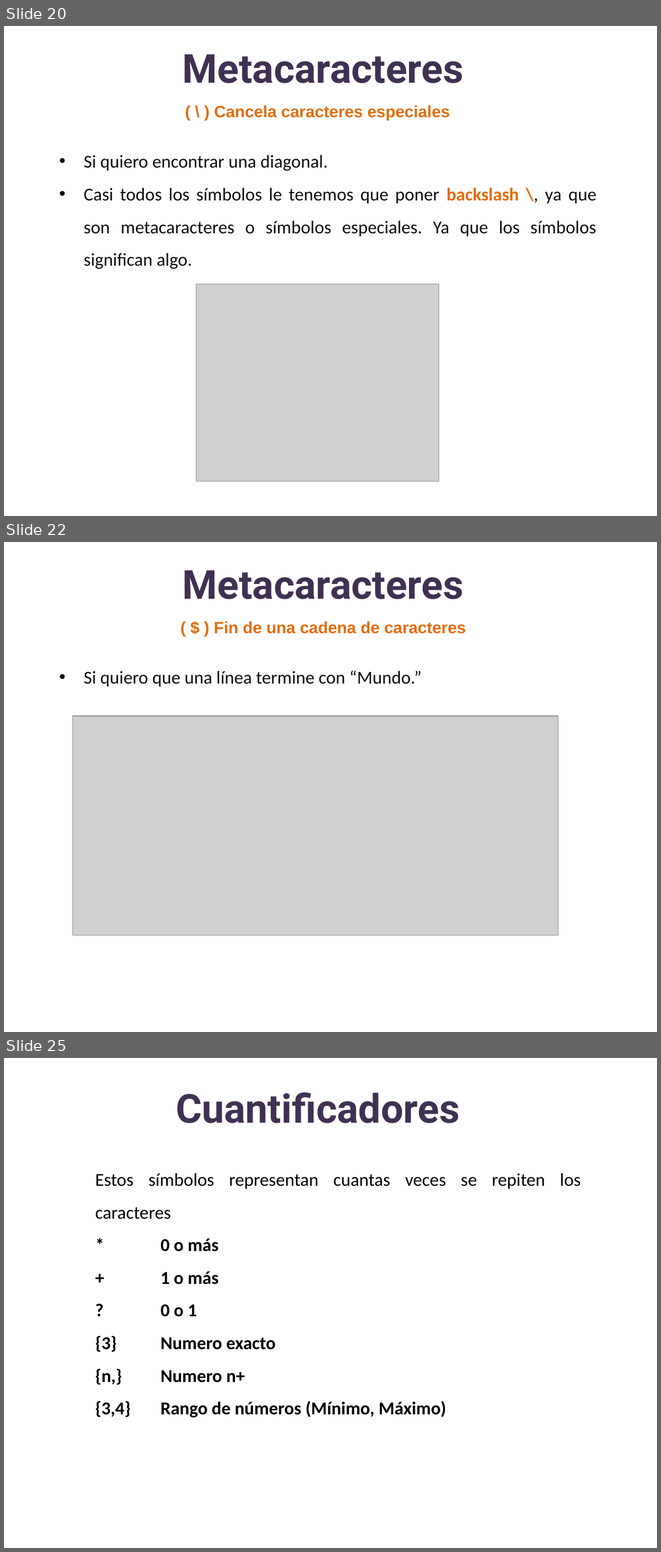
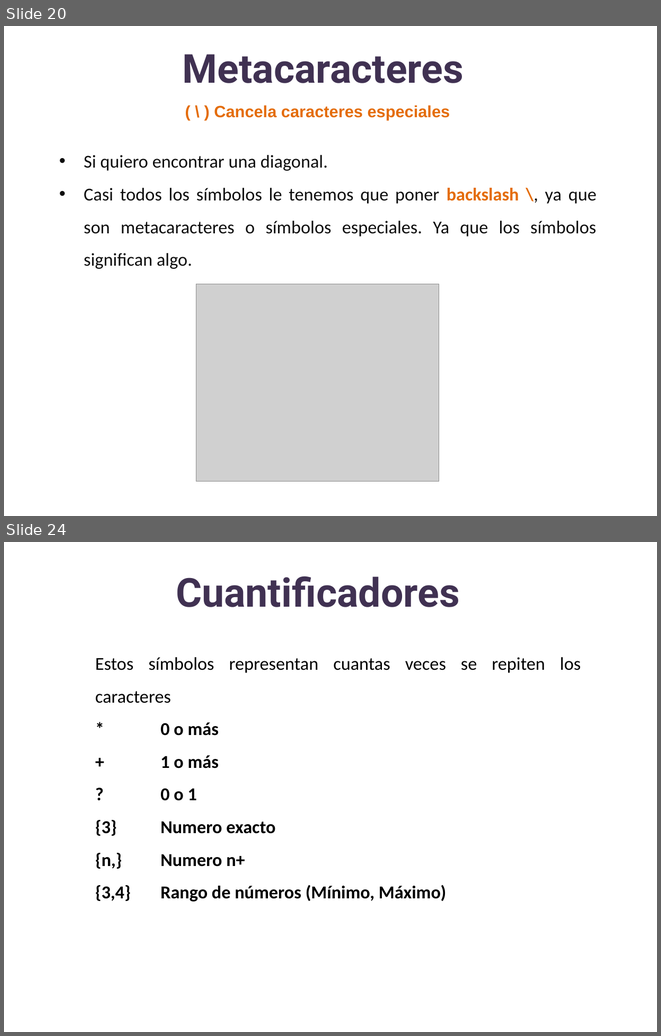
Before and after one commit to lizetheP/Analitica, a slide deck: Calendario2026/presentaciones/18_Expresiones_regulares.pptx. Shown one above the other, each under a label of ours: slides 20, 22 and 25 before the commit, slides 20 and 24 after it; the slides between them are not shown. The pictures are 661x1552 and 661x1036 pixels, drawn with LibreOffice and Linux fonts; fonts in the diff are those of the drawing; grey boxes stand for pictures. Boxes give left, top, right and bottom in pixels: in the first picture for what was removed or moved away, otherwise in the second. Text is boxed around its words. In the diff, an @@ line names an element or a change of style, - is before the commit and + after.

```diff
--- a/Calendario2026/presentaciones/18_Expresiones_regulares.pptx
+++ b/Calendario2026/presentaciones/18_Expresiones_regulares.pptx
@@ slide 22 removed at box(4, 542, 657, 1032), background #FFFFFF @@
@@ title removed at box(183, 570, 464, 599) @@
-Metacaracteres
@@ text removed at box(214, 621, 466, 634) @@
-( $ ) Fin de una cadena de caracteres
@@ text removed at box(84, 670, 422, 687) @@
-• Si quiero que una línea termine con “Mundo.”
@@ picture removed at box(72, 716, 558, 934) @@
@@ what was slide 25 is now slide 24 @@
```
Also in this commit, not shown: 5 slides changed, 3 other files.
